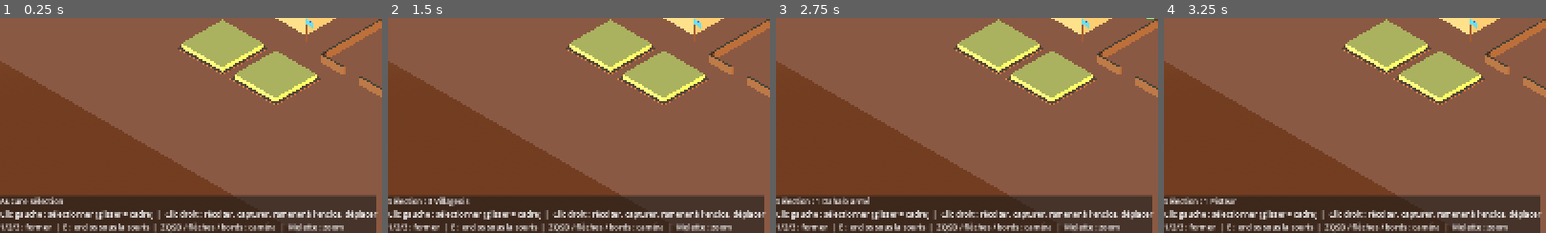
Above: before the commit, frames 1-4 (left to right).
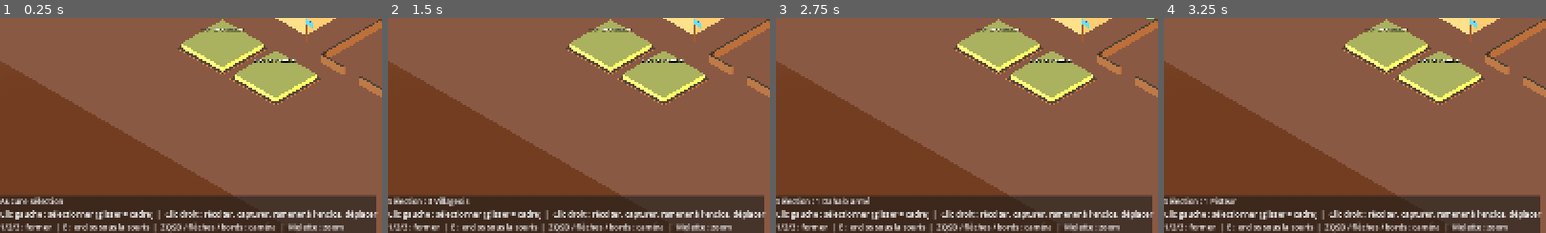
Above: after the commit, the same moments.

Repository: heishandria/dahalo
Game: Godot game, scene res://scenes/main.tscn
The game is run twice, just before and just after one commit, with the same random seed, the same clock (stepped at 60 frames per second) and the same inputs.
Inputs:
- Up to frame 1 (0.25 s): no input
- Up to frame 2 (1.5 s): click "Champ" at 0.5 s; click "Villageois" at 1.25 s
- Up to frame 3 (2.75 s): click "Dahalo" at 2 s
- Up to frame 4 (3.25 s): click "Pisteur" at 2.75 s
The pictures show only the part of the screen within x 0-50%, y 50-100%; the shares and areas given below are measured in that part.

The runs differ from the first frame. In frame 1, 0.3% of the frame differs, in the area x 52-78%, y 4-21%; in frame 2, 0.3%; in frame 3, 0.3%; in frame 4, 0.3%.

Commit message:
Champs : la pousse demande des villageois (1 à 3), étiquette d'état au-dessus du champ
Co-Authored-By: Claude Opus 5.5 <noreply@anthropic.com>
Claude-Session: https://claude.ai/code/session_01LBZFuQwBKtYsFencaWhgxN

Diff:
--- a/data/game_rules.gd
+++ b/data/game_rules.gd
@@ -46,7 +46,8 @@
 }
 
 # --- Champs (maïs / sorgho) ---
-const CHAMP_POUSSE_S := 60.0
+const CHAMP_POUSSE_S := 60.0          # temps de culture pour UN villageois (2 villageois = 2× plus vite)
+const MAX_CULTIVATEURS := 3            # au-delà, les villageois en plus n'accélèrent plus la pousse
 const CHAMP_RECOLTE := 150.0
 const CHAMP_RESEMIS := {"bois": 15.0}
 const POUSSE_SECHERESSE := 0.5         # la sécheresse ralentit la pousse
--- a/scenes/main.gd
+++ b/scenes/main.gd
@@ -119,7 +119,10 @@
 		return
 	creer_batiment(type_batiment, faction, pos)
 	if faction == GameRules.PLAYER:
-		EventBus.message.emit("%s construit." % nom)
+		if type_batiment == "champ":
+			EventBus.message.emit("Champ construit : envoyez des villageois pour le cultiver.")
+		else:
+			EventBus.message.emit("%s construit." % nom)
 
 
 func _possede(faction: int, type_batiment: String) -> bool:
--- a/scenes/units/unite.gd
+++ b/scenes/units/unite.gd
@@ -196,7 +196,12 @@
 	var perdue: bool = not _valide(cible_ressource) or cible_ressource.epuise()
 	if not perdue and not cible_ressource.disponible():
 		if cible_ressource.attendre_recolte():
-			return  # champ qui pousse : on patiente sur place
+			# Champ qui pousse : on dépose d'abord sa charge, puis on cultive (sans villageois, rien ne pousse).
+			if charge > 0.0:
+				_aller_deposer()
+			elif cible_ressource.has_method("cultiver"):
+				cible_ressource.cultiver(delta)
+			return
 		perdue = true  # arbre coupé (souche) : on cherche ailleurs
 	if perdue:
 		var voisine = _ressource_voisine(type_charge)
--- a/scenes/world/champ.gd
+++ b/scenes/world/champ.gd
@@ -1,6 +1,7 @@
 extends NoeudRessource
 ## Champ de maïs / sorgho (façon ferme d'Age of Empires). Spec : docs/specs/economie.md
-## Cycle : pousse -> mûr (récoltable) -> vide -> resemé automatiquement (bois) ou en friche.
+## Cycle : en culture -> mûr (récoltable) -> vide -> resemé automatiquement (bois) ou en friche.
+## Le champ ne pousse QUE si des villageois y travaillent (1 à 3 ; chacun accélère la pousse).
 
 enum EtatChamp { POUSSE, MUR, FRICHE }
 
@@ -11,9 +12,12 @@
 var etat_champ := EtatChamp.POUSSE
 var croissance := 0.0          # 0 -> 1
 var _chrono_resemis := 0.0
+var _cultivateurs_ce_tour := 0
+var nb_cultivateurs := 0       # villageois qui ont travaillé au dernier tour physique
 var _materiau_culture := StandardMaterial3D.new()
 
 @onready var culture: MeshInstance3D = $Culture
+@onready var etiquette: Label3D = $Etiquette
 
 
 func _ready() -> void:
@@ -28,19 +32,33 @@
 	_maj_visuel()
 
 
+func _physics_process(_delta: float) -> void:
+	nb_cultivateurs = _cultivateurs_ce_tour
+	_cultivateurs_ce_tour = 0
+
+
 func _process(delta: float) -> void:
 	match etat_champ:
-		EtatChamp.POUSSE:
-			var vitesse := GameRules.POUSSE_SECHERESSE if GameClock.secheresse else 1.0
-			croissance = minf(1.0, croissance + delta * vitesse / GameRules.CHAMP_POUSSE_S)
-			if croissance >= 1.0:
-				_murir()
+		EtatChamp.POUSSE, EtatChamp.MUR:
 			_maj_visuel()
 		EtatChamp.FRICHE:
 			_chrono_resemis += delta
 			if _chrono_resemis >= INTERVALLE_RESEMIS:
 				_chrono_resemis = 0.0
 				_essayer_resemer(false)
+
+
+## Appelé chaque tour par un villageois qui travaille sur le champ en culture.
+func cultiver(delta: float) -> void:
+	if etat_champ != EtatChamp.POUSSE:
+		return
+	_cultivateurs_ce_tour += 1
+	if _cultivateurs_ce_tour > GameRules.MAX_CULTIVATEURS:
+		return
+	var vitesse := GameRules.POUSSE_SECHERESSE if GameClock.secheresse else 1.0
+	croissance = minf(1.0, croissance + delta * vitesse / GameRules.CHAMP_POUSSE_S)
+	if croissance >= 1.0:
+		_murir()
 
 
 func disponible() -> bool:
@@ -87,3 +105,15 @@
 	culture.scale = Vector3(1.0, hauteur, 1.0)
 	culture.position.y = 0.6 * hauteur * 0.5
 	_materiau_culture.albedo_color = DORE if etat_champ == EtatChamp.MUR else VERT.lerp(DORE, croissance * 0.5)
+	if etiquette == null:
+		return
+	match etat_champ:
+		EtatChamp.POUSSE:
+			if nb_cultivateurs == 0:
+				etiquette.text = "En culture %d %%\nEnvoyez des villageois" % int(croissance * 100.0)
+			else:
+				etiquette.text = "En culture %d %%\n%d villageois" % [int(croissance * 100.0), mini(nb_cultivateurs, GameRules.MAX_CULTIVATEURS)]
+		EtatChamp.MUR:
+			etiquette.text = "Mûr : %d nourriture" % int(quantite)
+		EtatChamp.FRICHE:
+			etiquette.text = "En friche (%s)" % ResourceManager.texte_cout(GameRules.CHAMP_RESEMIS)
--- a/scenes/world/champ.tscn
+++ b/scenes/world/champ.tscn
@@ -31,6 +31,16 @@
 transform = Transform3D(1, 0, 0, 0, 1, 0, 0, 0, 1, 0, 0.05, 0)
 mesh = SubResource("Mesh_terre")
 
+[node name="Etiquette" type="Label3D" parent="."]
+transform = Transform3D(1, 0, 0, 0, 1, 0, 0, 0, 1, 0, 2.2, 0)
+pixel_size = 0.01
+billboard = 1
+no_depth_test = true
+modulate = Color(1, 0.95, 0.8, 1)
+outline_size = 8
+font_size = 40
+text = "Champ"
+
 [node name="Culture" type="MeshInstance3D" parent="."]
 transform = Transform3D(1, 0, 0, 0, 1, 0, 0, 0, 1, 0, 0.3, 0)
 mesh = SubResource("Mesh_culture")
Not shown, changed: docs/specs/economie.md
